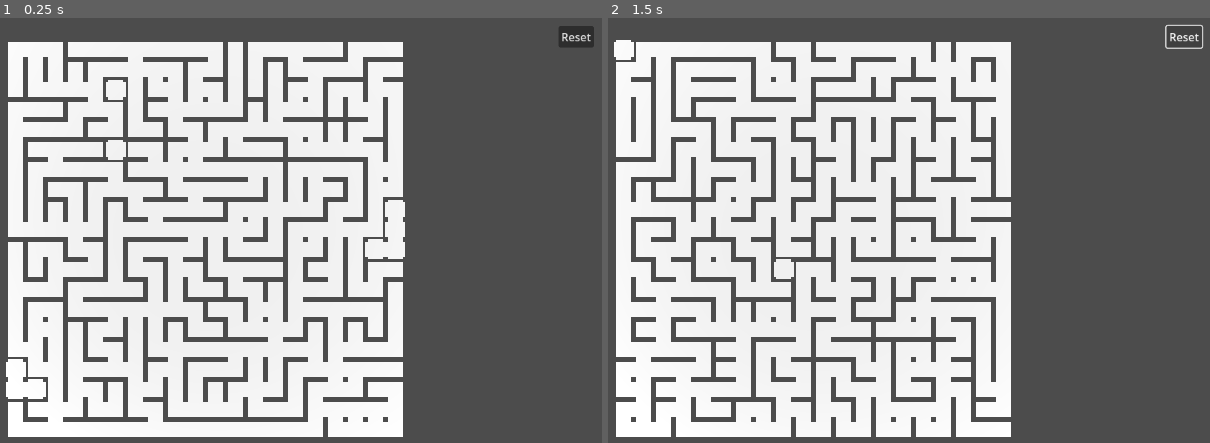
Above: before the commit, frames 1-2 (left to right).
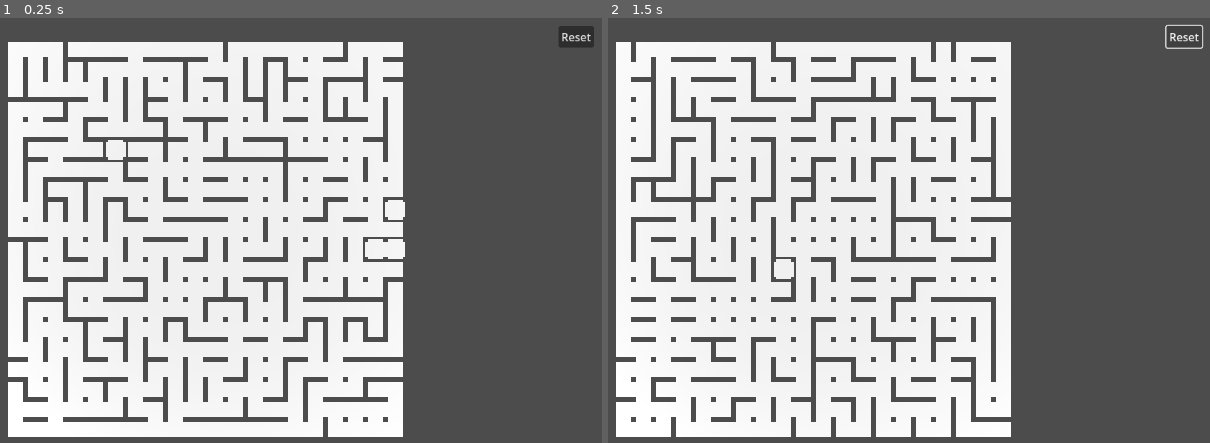
Above: after the commit, the same moments.

Repository: wangbinyq/prototypes
Game: Godot game, scene res://maze2/maze_game.tscn
Same seed, same stepped clock (60 frames per second), same inputs: the game is played once before the commit and once after it.
Inputs (mouse positions are in pixels of both pictures, inside the frame that each line leads up to):
- Up to frame 1 (0.25 s): no input
- Up to frame 2 (1.5 s): tap Enter (ui_accept) at 0.5 s; move the mouse to (854, 239) at 0.52 s; hold W (move_forward) 0.53-1.25 s; click (854, 239) at 0.67 s; tap Space (jump) at 0.77 s; click "Reset" at 1.25 s

The runs differ from the first frame. In frame 1, 2.1% of the frame differs, in the area x 0-68%, y 5-96%; in frame 2, 2.5%, in the area x 0-65%, y 5-96%.

Commit message:
feat(maze): add arbitrary passage opening with configurable probability
Adds a new maze generation feature that randomly opens passages between adjacent cells with a configurable probability. This complements the existing dead-end opening functionality and provides more control over maze complexity and openness.

Diff:
--- a/maze2/game.gd
+++ b/maze2/game.gd
@@ -3,6 +3,7 @@
 
 @export var pick_last_probability := 0.5
 @export var open_dead_end_probability := 0.5
+@export var open_arbitrary_probability := 0.5
 @export var maze_size := Vector2i(20, 20)
 @onready var visualization := $MazeVisualization
 @onready var maze: Maze
@@ -12,6 +13,7 @@
 	maze = Maze.new(maze_size)
 	maze.generate(pick_last_probability)
 	maze.open_dead_ends(open_dead_end_probability)
+	maze.open_arbitrary_passages(open_arbitrary_probability)
 	visualization.clear()
 	visualization.visualize(maze)
 
--- a/maze2/maze.gd
+++ b/maze2/maze.gd
@@ -130,3 +130,15 @@
 			var passage = scratchpad[randi_range(0, scratchpad.size() - 1)]
 			cells[i] = MazeFlags.with(cell, passage.y)
 			set_cell(i + passage.x, passage.z)
+
+func open_arbitrary_passages(open_arbitrary_probability: float) -> void:
+	if open_arbitrary_probability <= 0:
+		return
+	for i in range(length):
+		var coordinates = index_to_coordinates(i)
+		if coordinates.x > 0 and randf() < open_arbitrary_probability:
+			set_cell(i, MazeFlags.PassageW)
+			set_cell(i + step_w, MazeFlags.PassageE)
+		if coordinates.y > 0 and randf() < open_arbitrary_probability:
+			set_cell(i, MazeFlags.PassageS)
+			set_cell(i + step_s, MazeFlags.PassageN)
--- a/maze2/maze_game.tscn
+++ b/maze2/maze_game.tscn
@@ -15,6 +15,7 @@
 
 [node name="MazeGame" type="Node3D"]
 script = ExtResource("1_3vuv3")
+open_arbitrary_probability = 0.25
 metadata/_custom_type_script = "uid://dgpmrmegyq6kh"
 
 [node name="DirectionalLight3D" type="DirectionalLight3D" parent="."]
